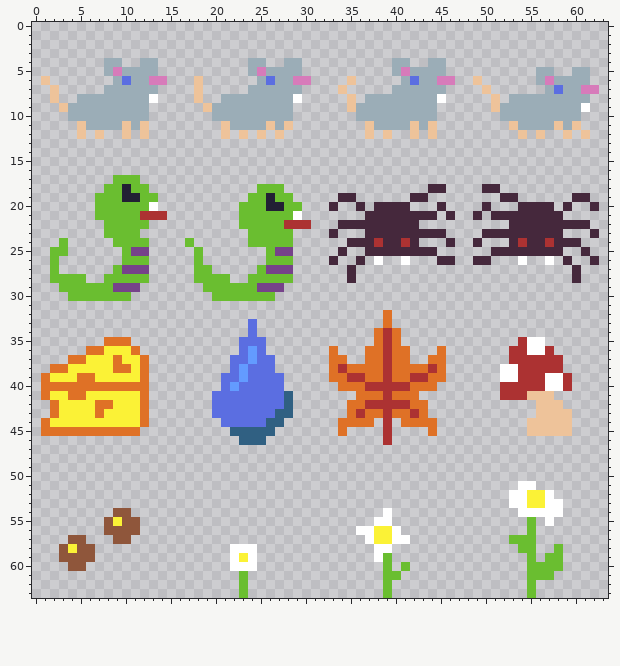
A pixel-art sprite gets an edit: content/objects.png. Above: the version before the commit.
The file is 64x64 pixels.
The result:
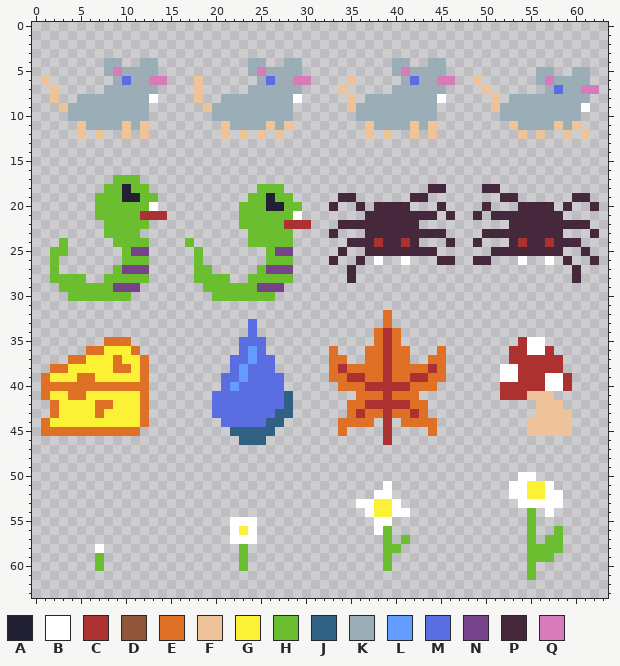
Palette (. is transparent): A #222034  B #ffffff  C #ac3232  D #8f563b  E #df7126  F #eec39a  G #fbf236  H #6abe30  J #306082  K #9badb7  L #639bff  M #5b6ee1  N #76428a  P #45283c  Q #d77bba
Change:
{"y":50,"x":54,"old":"..","new":"BB"}
{"y":51,"x":39,"old":".","new":"B"}
{"y":51,"x":53,"old":".","new":"B"}
{"y":51,"x":55,"old":"B..","new":"GGB"}
{"y":52,"x":38,"old":"..","new":"BB"}
{"y":52,"x":58,"old":".","new":"B"}
{"y":53,"x":36,"old":".....","new":"BBGGB"}
{"y":53,"x":53,"old":"B","new":"."}
{"y":53,"x":55,"old":"GG","new":"BB"}
{"y":54,"x":9,"old":"DD","new":".."}
{"y":54,"x":37,"old":"..B..","new":"BGGBB"}
{"y":54,"x":54,"old":"BBB","new":".H."}
{"y":54,"x":58,"old":"B","new":"."}
{"y":55,"x":8,"old":"DGDD","new":"...."}
{"y":55,"x":22,"old":"...","new":"BBB"}
{"y":55,"x":57,"old":"B","new":"."}
{"y":56,"x":8,"old":"DDDD","new":"...."}
{"y":56,"x":22,"old":"...","new":"BGB"}
{"y":56,"x":36,"old":"BBGGB","new":"..BH."}
{"y":56,"x":58,"old":".","new":"H"}
{"y":57,"x":4,"old":"DD","new":".."}
{"y":57,"x":9,"old":"DD","new":".."}
{"y":57,"x":22,"old":"...","new":"BBB"}
{"y":57,"x":37,"old":"BGGBB","new":"..H.H"}
{"y":57,"x":53,"old":"HH","new":".."}
{"y":57,"x":57,"old":"..","new":"HH"}
{"y":58,"x":3,"old":"DGDD.","new":"....B"}
{"y":58,"x":22,"old":"BBB","new":".H."}
{"y":58,"x":38,"old":"BB.","new":".HH"}
{"y":58,"x":54,"old":"H","new":"."}
{"y":58,"x":56,"old":"..","new":"HH"}
{"y":59,"x":3,"old":"DDDD.","new":"....H"}
{"y":59,"x":22,"old":"BGB","new":".H."}
{"y":59,"x":38,"old":"B","new":"."}
{"y":59,"x":56,"old":".","new":"H"}
{"y":59,"x":58,"old":"H","new":"."}
{"y":60,"x":4,"old":"DD","new":".."}
{"y":60,"x":7,"old":".","new":"H"}
{"y":60,"x":22,"old":"BBB","new":".H."}
{"y":60,"x":41,"old":"H","new":"."}
{"y":60,"x":56,"old":"HHH","new":"..."}
{"y":61,"x":23,"old":"H","new":"."}
{"y":61,"x":39,"old":"HH","new":".."}
{"y":61,"x":56,"old":"HH","new":".."}
{"y":62,"x":23,"old":"H","new":"."}
{"y":62,"x":39,"old":"H","new":"."}
{"y":62,"x":55,"old":"H","new":"."}
{"y":63,"x":23,"old":"H","new":"."}
{"y":63,"x":39,"old":"H","new":"."}
{"y":63,"x":55,"old":"H","new":"."}
{"label":"changed","picture_box":[509,472,563,598]}
{"label":"changed","picture_box":[356,481,410,598]}
{"label":"changed","picture_box":[59,508,140,571]}
{"label":"changed","picture_box":[230,517,257,598]}
